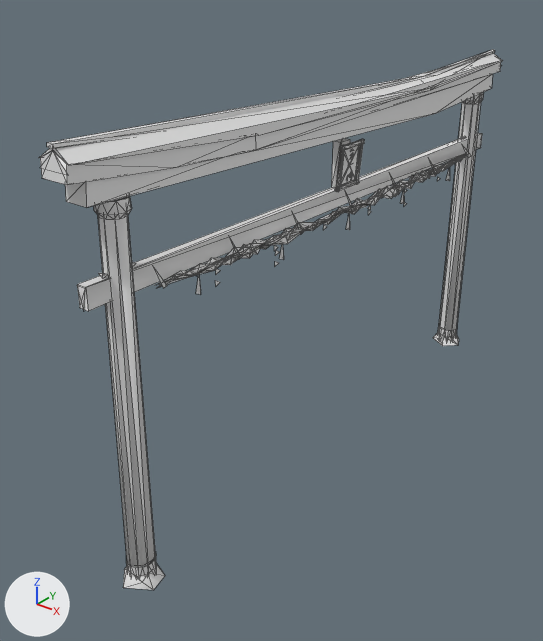
The glTF model game/assets/props/SM_Torii_Large.glb, before and after one commit.
Both versions are drawn from a 50 mm lens placed at (14.6, -22.2, 17.9), pointed at (-1.4, -2.1, 5.5). The lights are fixed; the arrows at lower left show +X, +Y and +Z. The picture after the commit comes second. Mesh edges are drawn as thin lines. Vertices at exactly the same position are counted once.

Names of what the first picture shows: 'SM_Torii_Large'.
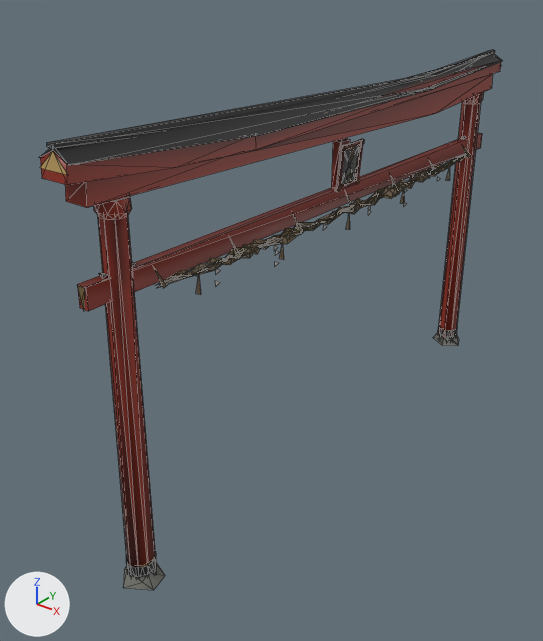
Changed parts and their boxes (x1, y1, x2, y2) in the pictures (543 x 641 px):
'SM_Torii_Large', recoloured (darker): (39, 49, 502, 590) in both

The change, as a diff of the scene's bpy script:
```diff
--- a/game/assets/props/SM_Torii_Large.glb.py
+++ b/game/assets/props/SM_Torii_Large.glb.py
@@ mat_x_prop @@
 n0 = _N.new('ShaderNodeBsdfPrincipled'); n0.name = 'Principled BSDF'
 n1 = _N.new('ShaderNodeOutputMaterial'); n1.name = 'Material Output'
+n2 = _N.new('ShaderNodeMix'); n2.name = 'Mix'
+n2.data_type = 'RGBA'
+n2.blend_type = 'MULTIPLY'
+n2.inputs[0].default_value = 1.0  # 'Factor'
+n2.inputs[7].default_value = (0.8, 0.8, 0.8, 1.0)  # 'B', white #e7e7e7
+n3 = _N.new('ShaderNodeVertexColor'); n3.name = 'Color Attribute'
 _L.new(n0.outputs[0], n1.inputs[0])  # 'BSDF' to 'Surface'
+_L.new(n2.outputs[2], n0.inputs[0])  # 'Result' to 'Base Color'
+_L.new(n3.outputs[0], n2.inputs[6])  # 'Color' to 'A'
@@ me_sm_torii_large_001 @@
 me_sm_torii_large_001.from_pydata(...)  # 675 vertices, 899 faces; spans x -0.7..0.7, y -12.0..12.0, z -0.1..14.1
 # used by ob_sm_torii_large; location = (0.0, 0.0, 0.0)
+# me_sm_torii_large_001 part 1: vertex colours changed
 me_sm_torii_large_001.materials.append(mat_x_prop)
```
